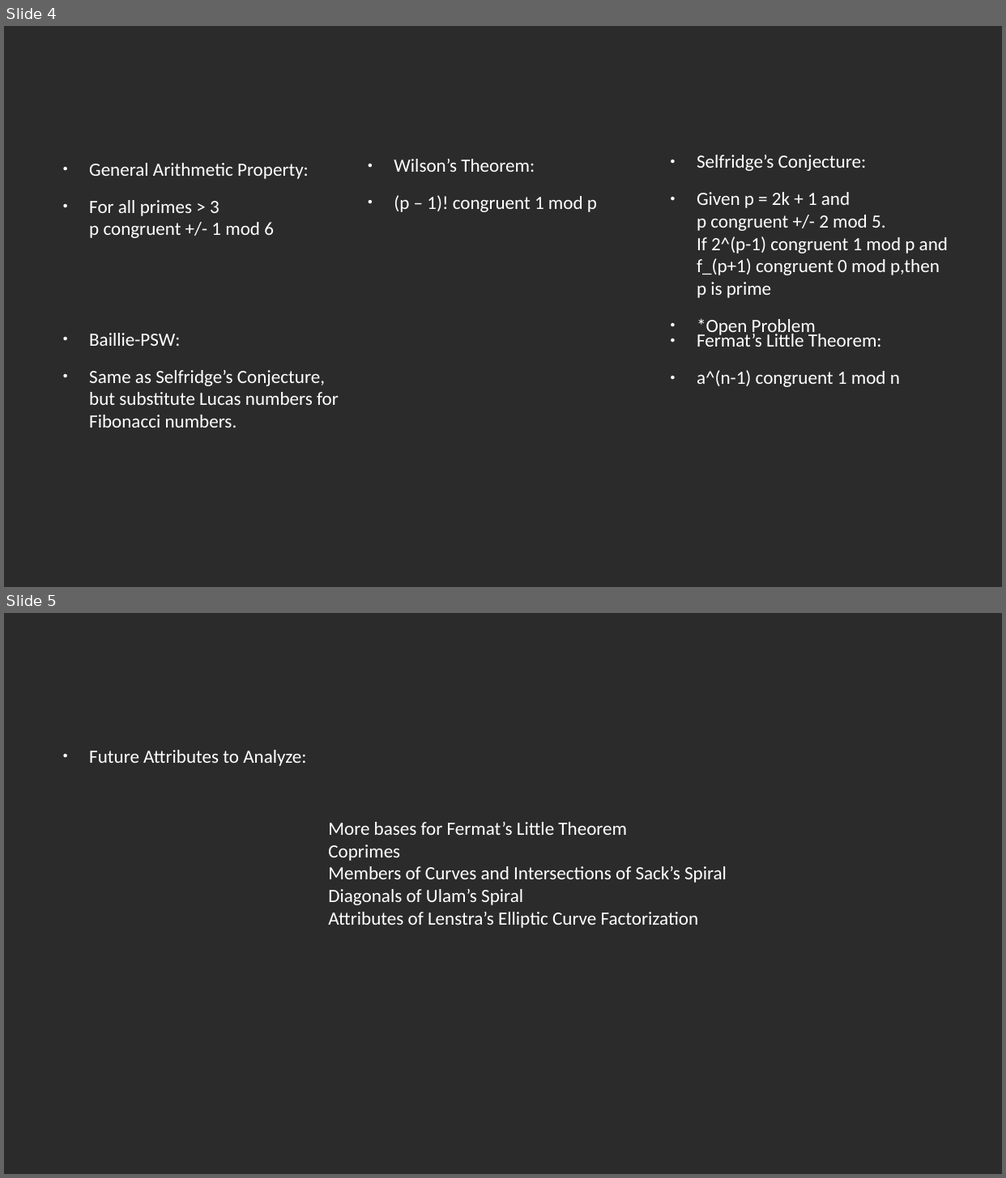
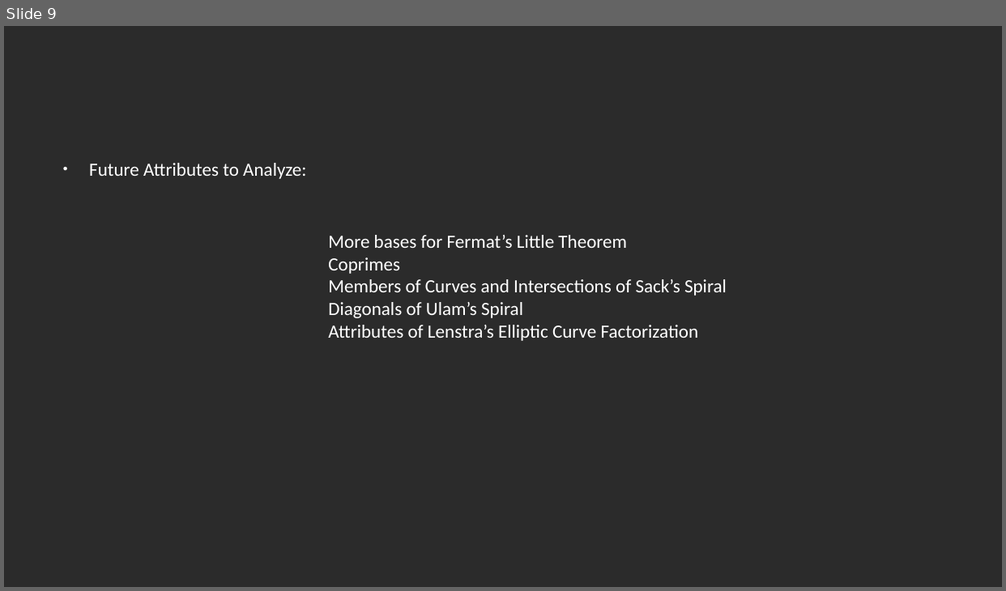
Before and after one commit to rohansaha/CSC-635-Data-Mining-, a slide deck: Classifying natural numbers.pptx. Shown one above the other, each under a label of ours: slides 4 and 5 before the commit, slide 9 after it. The pictures are 1006x1178 and 1006x591 pixels, drawn with LibreOffice and Linux fonts; fonts in the diff are those of the drawing; background and template pictures are left out; a plain dark background stands for a picture behind light text. Boxes give left, top, right and bottom in pixels: in the first picture for what was removed or moved away, otherwise in the second. Text is boxed around its words. In the diff, an @@ line names an element or a change of style, - is before the commit and + after.

```diff
--- a/Classifying natural numbers.pptx
+++ b/Classifying natural numbers.pptx
@@ slide 4 removed at box(4, 26, 1002, 587), background picture (left out) @@
@@ text removed at box(89, 163, 309, 238) @@
-● General Arithmetic Property:
-● For all primes > 3
-  p congruent +/- 1 mod 6
@@ text removed at box(394, 159, 597, 212) @@
-● Wilson’s Theorem:
-● (p – 1)! congruent 1 mod p
@@ text removed at box(697, 155, 948, 298) @@
-● Selfridge’s Conjecture:
-● Given p = 2k + 1 and
-  p congruent +/- 2 mod 5.
-  If 2^(p-1) congruent 1 mod p and f_(p+1) congruent 0 mod p,then p is prime
-● *Open Problem
@@ text removed at box(89, 333, 339, 428) @@
-● Baillie-PSW:
-● Same as Selfridge’s Conjecture, but substitute Lucas numbers for Fibonacci numbers.
@@ text removed at box(697, 331, 900, 387) @@
-● Fermat’s Little Theorem:
-● a^(n-1) congruent 1 mod n
@@ what was slide 5 is now slide 9 @@
```
Also in this commit, not shown: 3 slides changed, 6 slides added, 1 other slide removed.
